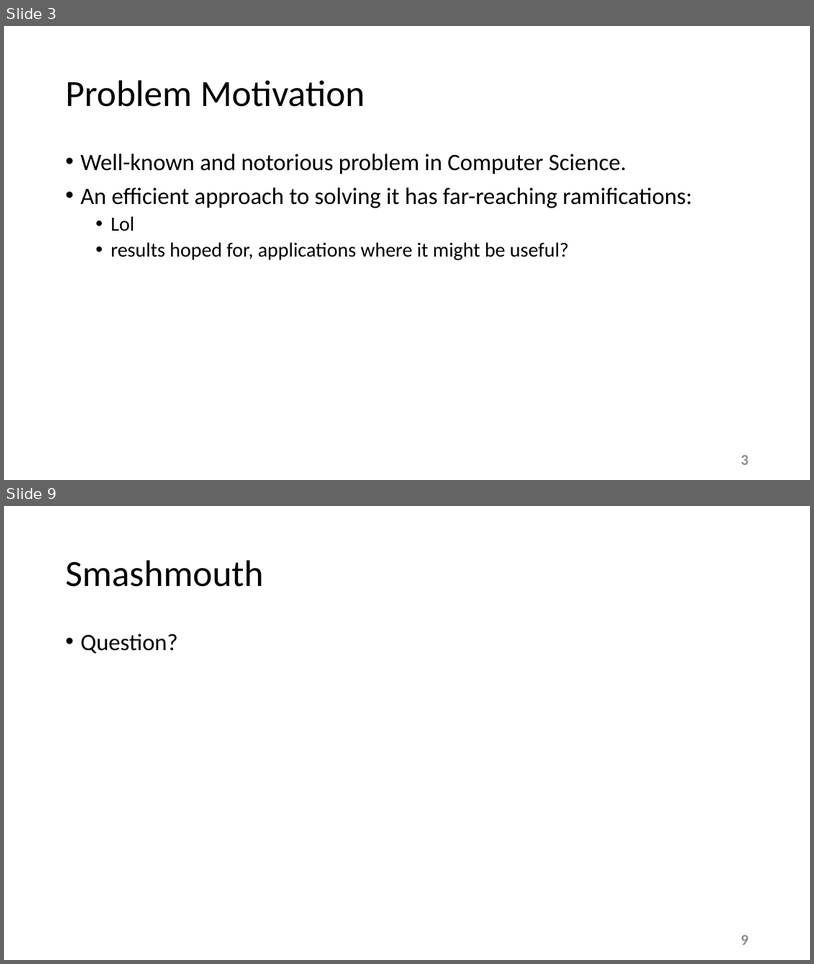
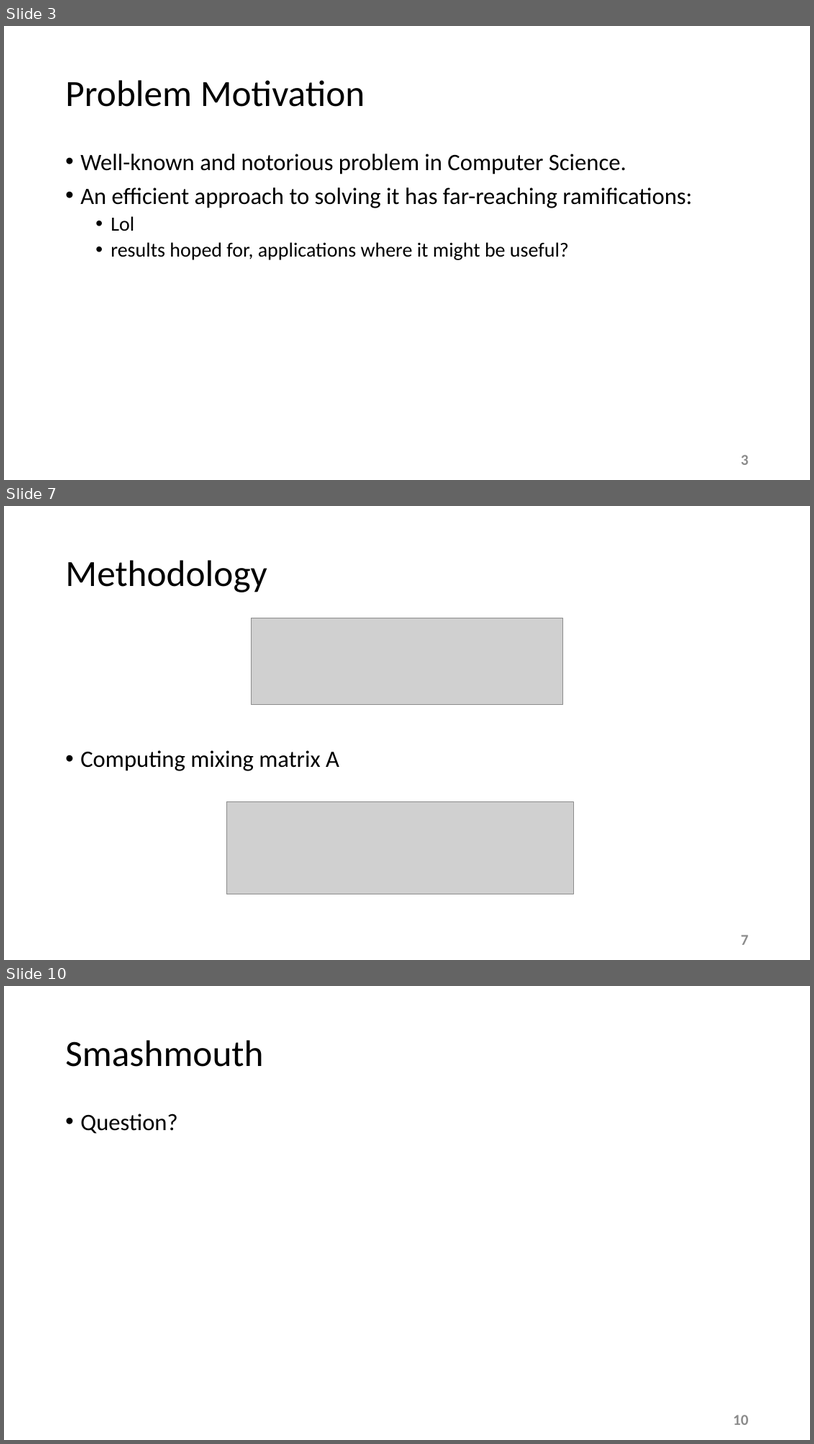
Before and after one commit to esaracin/compressive-sensing-cocktail-party-problem, a slide deck: slide/slides.pptx. Shown one above the other, each under a label of ours: slides 3 and 9 before the commit, slides 3, 7 and 10 after it; the slides between them are not shown. The pictures are 814x964 and 814x1444 pixels, drawn with LibreOffice and Linux fonts; fonts in the diff are those of the drawing; grey boxes stand for pictures; background and template pictures are left out. Boxes give left, top, right and bottom in pixels: in the first picture for what was removed or moved away, otherwise in the second. Text is boxed around its words. In the diff, an @@ line names an element or a change of style, - is before the commit and + after.

```diff
--- a/slide/slides.pptx
+++ b/slide/slides.pptx
@@ slide 7 added at bbox=[4, 506, 810, 960], background #FFFFFF @@
@@ title added at bbox=[65, 560, 267, 592], 44 pt, text #000000 @@
+Methodology
@@ picture added at bbox=[252, 618, 563, 705] @@
@@ text added at bbox=[80, 750, 340, 771], 28 pt, text #000000 @@
+• Computing mixing matrix A
@@ picture added at bbox=[226, 801, 574, 894] @@
@@ page number added at bbox=[741, 934, 749, 944], 18 pt, text #8C8C8C, bold @@
+7
@@ what was slide 9 is now slide 10 @@
@@ page number at bbox=[733, 1414, 748, 1424]: text changed @@
-9
+10
```
Also in this commit, not shown: 5 slides changed, 1 other file.
